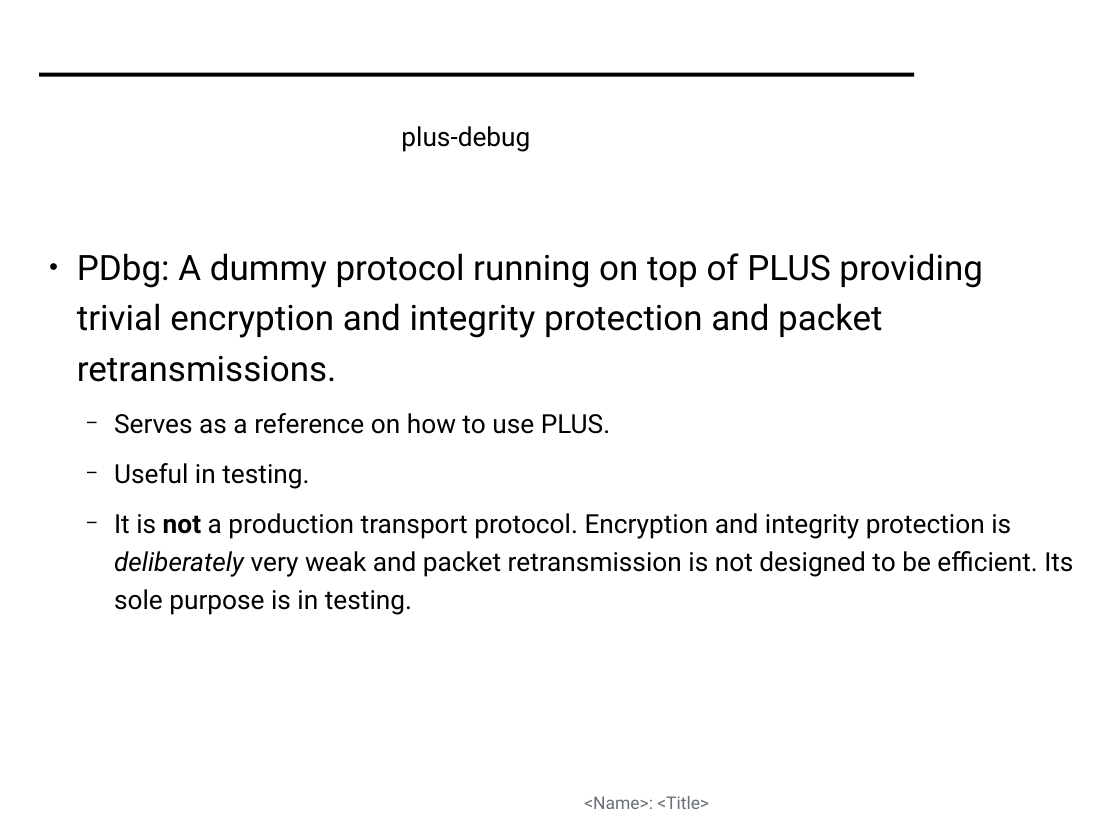
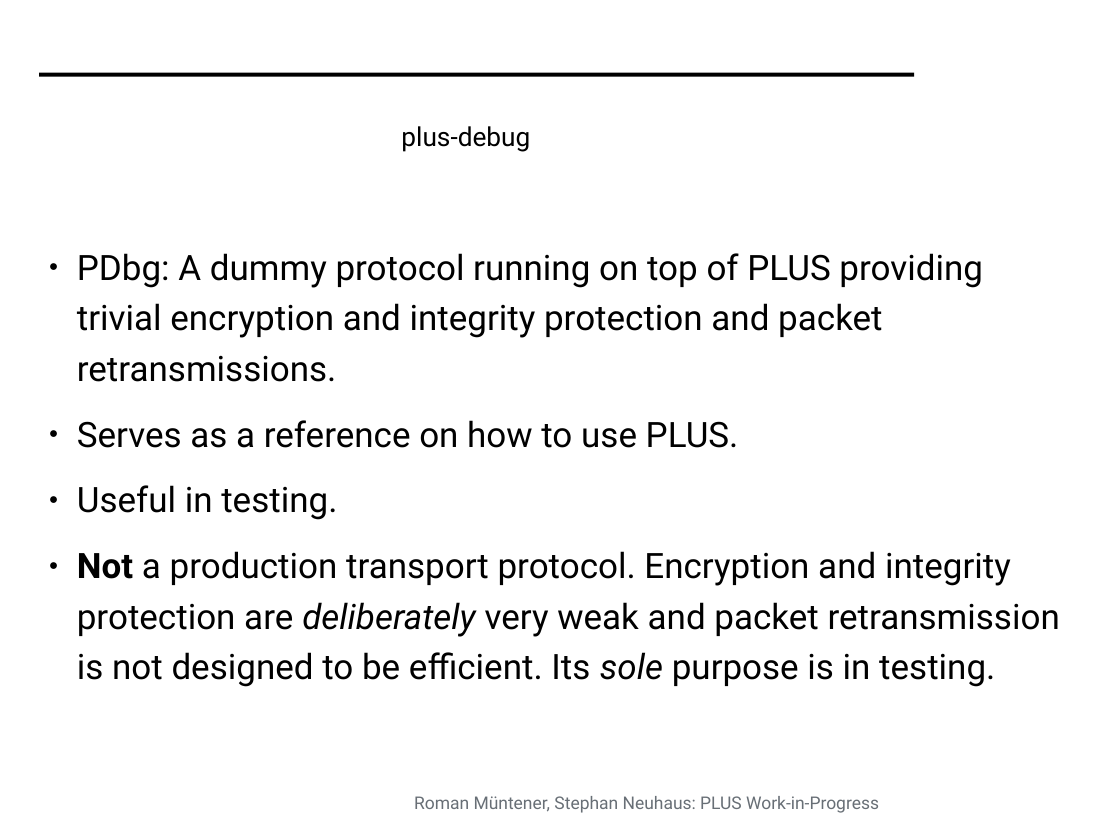
Before and after one commit to mami-project/roadshows, a slide deck: slide 19 of mami-oslo/PLUS_WIP.odp (slide 15 before the commit). Drawn at 1120x840 pixels with LibreOffice and Linux fonts; fonts in the diff are those of the drawing; background and template pictures are left out. Boxes give left, top, right and bottom in pixels: in the first picture for what was removed or moved away, otherwise in the second. Text is boxed around its words. In the diff, an @@ line names an element or a change of style, - is before the commit and + after.

Commit message:
More on PLUS

```diff
--- a/mami-oslo/PLUS_WIP.odp
+++ b/mami-oslo/PLUS_WIP.odp
@@ text at <box>77,420,739,520</box>: size 24 to 32 pt in "Serves as a reference on how to ...", "Useful in testing."; bullet − to ●; list level 2 to 1 in "Serves as a reference on ..."; list level 2 to 1 in "Useful in testing." @@
@@ text at <box>77,551,1060,687</box>: text changed; size 24 to 32 pt @@
-  − It is not a production transport protocol. Encryption and integrity protection is deliberately very weak and packet retransmission is not designed to be efficient. Its sole purpose is in testing.
+● Not a production transport protocol. Encryption and integrity protection are deliberately very weak and packet retransmission is not designed to be efficient. Its sole purpose is in testing.
@@ text at <box>414,796,879,813</box>: text changed @@
-<Name>: <Title>
+Roman Müntener, Stephan Neuhaus: PLUS Work-in-Progress
```
Also in this commit, not shown: 12 other slides changed, 5 slides added, 1 slide removed.
